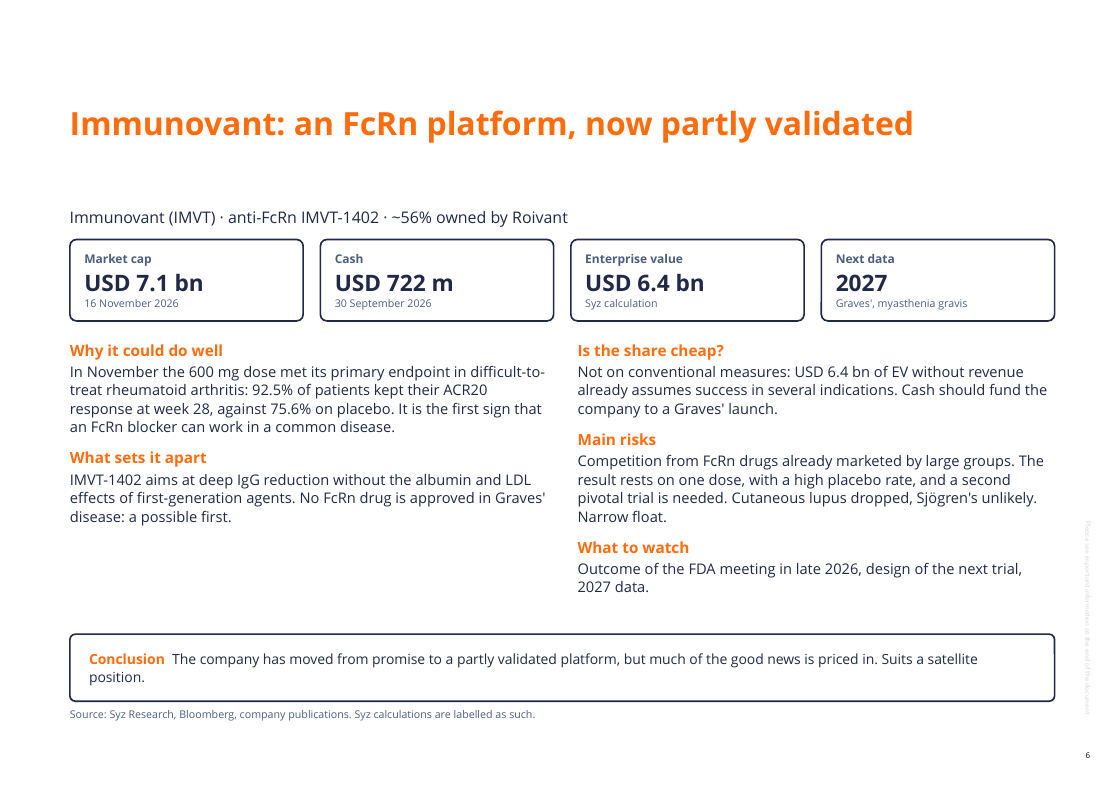
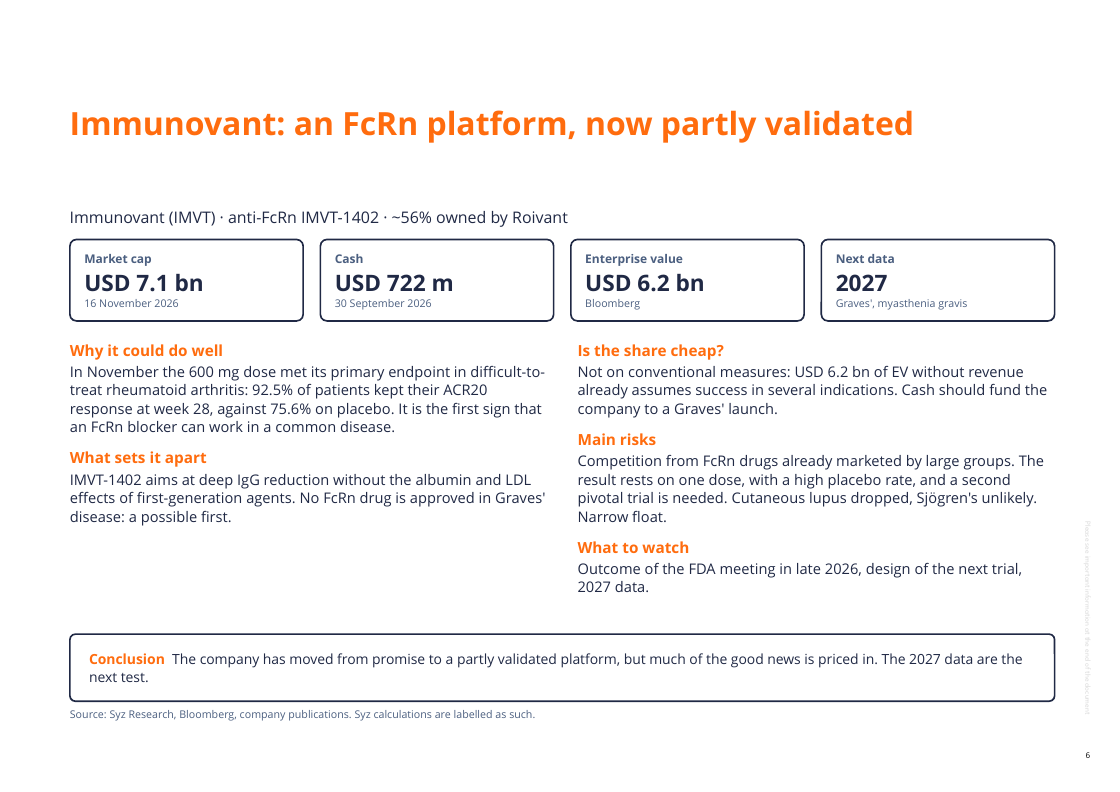
Before and after one commit to jb-db05/adhoc_Equity, a slide deck: slide 6 of notes/2026-11-16-biotech-vktx-imvt-incy/Syz_US_Biotech_fundamental_view_2026-11-16_EN.pptx. Drawn at 1120x792 pixels with LibreOffice and Linux fonts; fonts in the diff are those of the drawing; background and template pictures are left out. Boxes give left, top, right and bottom in pixels: in the first picture for what was removed or moved away, otherwise in the second. Text is boxed around its words. In the diff, an @@ line names an element or a change of style, - is before the commit and + after.

```diff
--- a/notes/2026-11-16-biotech-vktx-imvt-incy/Syz_US_Biotech_fundamental_view_2026-11-16_EN.pptx
+++ b/notes/2026-11-16-biotech-vktx-imvt-incy/Syz_US_Biotech_fundamental_view_2026-11-16_EN.pptx
@@ text at (585,273,705,310): text changed @@
-USD 6.4 bn
-Syz calculation
+USD 6.2 bn
+Bloomberg
@@ text at (578,366,1047,418): text changed @@
-Not on conventional measures: USD 6.4 bn of EV without revenue already assumes success in several indications. Cash should fund the company to a Graves' launch.
+Not on conventional measures: USD 6.2 bn of EV without revenue already assumes success in several indications. Cash should fund the company to a Graves' launch.
@@ text at (89,653,1022,682): text changed @@
-Conclusion The company has moved from promise to a partly validated platform, but much of the good news is priced in. Suits a satellite position.
+Conclusion The company has moved from promise to a partly validated platform, but much of the good news is priced in. The 2027 data are the next test.
```
Also in this commit, not shown: 5 other slides changed, 9 other files.
